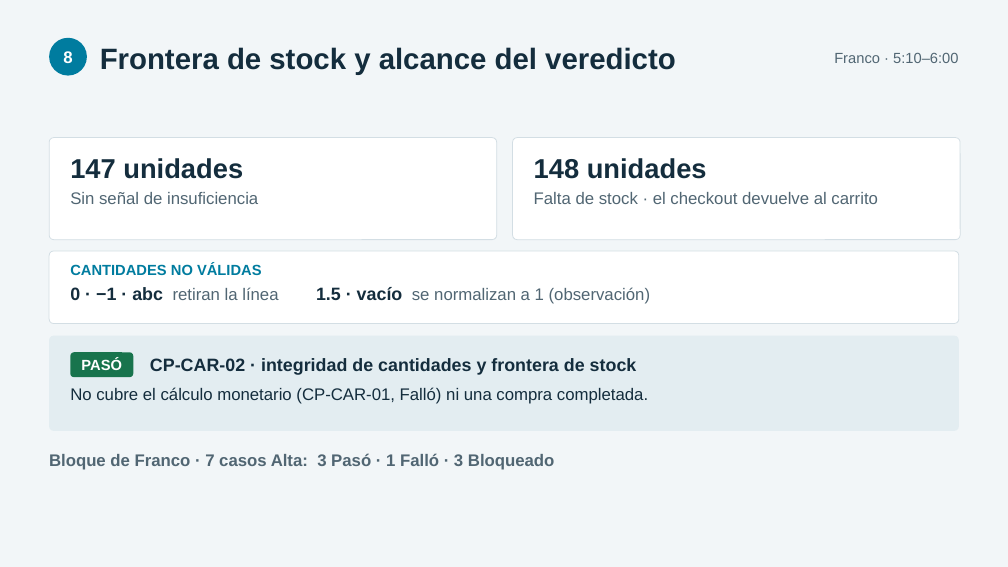
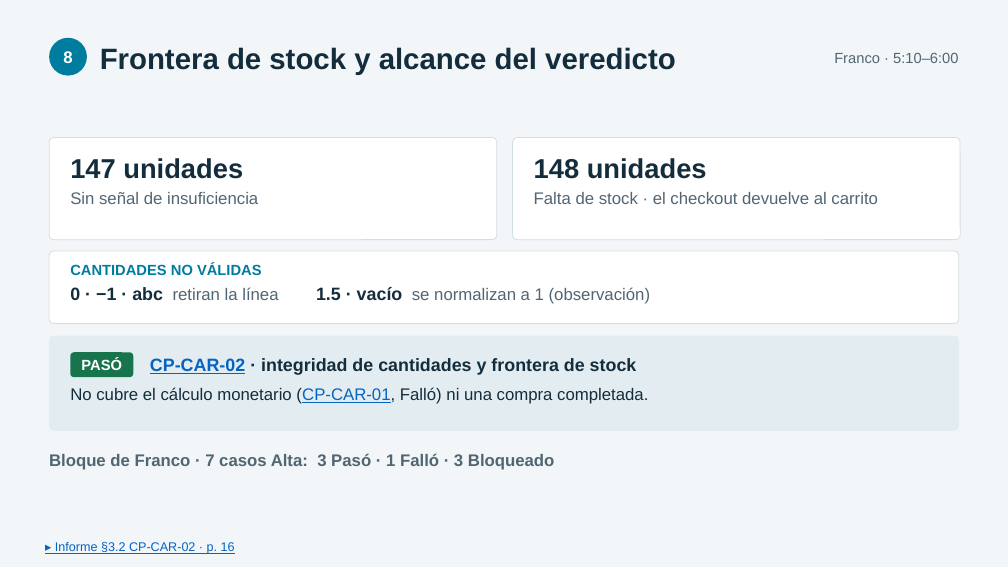
Before and after one commit to usuariogranit/Proyecto1_Caso3_OpenCart, a slide deck: slide 8 of entrega/Proyecto1_Caso3_Grupo5/Proyecto1_Caso3_Grupo5_Exposicion_FINAL.pptx. Drawn at 1008x567 pixels with LibreOffice and Linux fonts; fonts in the diff are those of the drawing. Boxes give left, top, right and bottom in pixels: in the first picture for what was removed or moved away, otherwise in the second. Text is boxed around its words. In the diff, an @@ line names an element or a change of style, - is before the commit and + after.

Commit message:
Presentacion final con 36 enlaces al informe: pie por lamina e identificadores de caso y de defecto

```diff
--- a/entrega/Proyecto1_Caso3_Grupo5/Proyecto1_Caso3_Grupo5_Exposicion_FINAL.pptx
+++ b/entrega/Proyecto1_Caso3_Grupo5/Proyecto1_Caso3_Grupo5_Exposicion_FINAL.pptx
@@ text "CP-CAR-02 · integridad de cantidades ..." at [150,358,637,375]: text colour #142D3D to #0563C1, underline on in "CP-CAR-02" @@
@@ text "No cubre el cálculo monetario ..." at [70,387,648,404]: text colour #142D3D to #0563C1, underline on in "(CP-CAR-01," @@
@@ text added at [55,542,235,554], 12 pt, text #0563C1, underline @@
+▸ Informe §3.2 CP-CAR-02 · p. 16
```
Also in this commit, not shown: 16 other slides changed, 1 other file.
